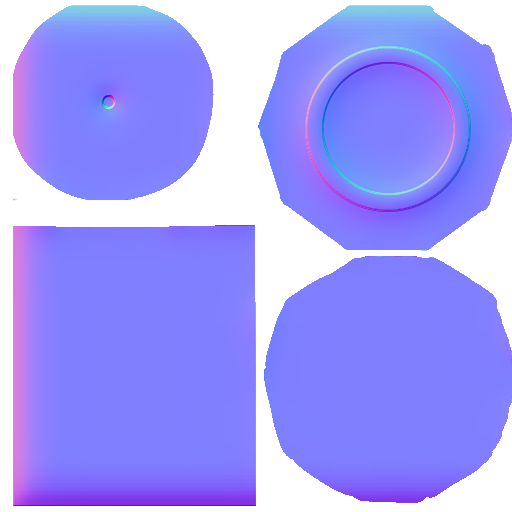
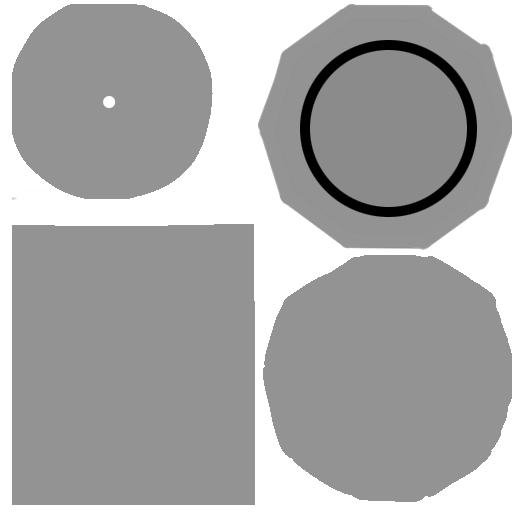
Before/after of a (512, 512) layered artwork. What changed in the layer stack:
painted on "battNormal" over [left=12, top=4, right=512, bottom=506]
